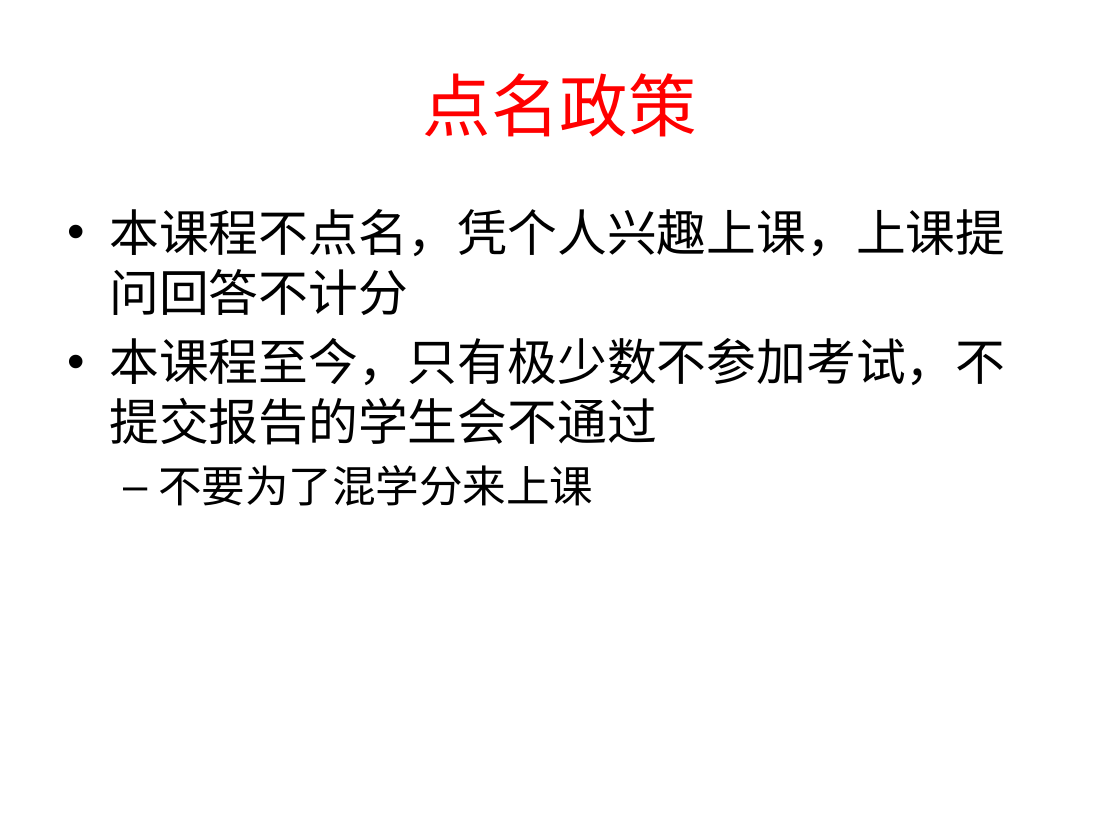
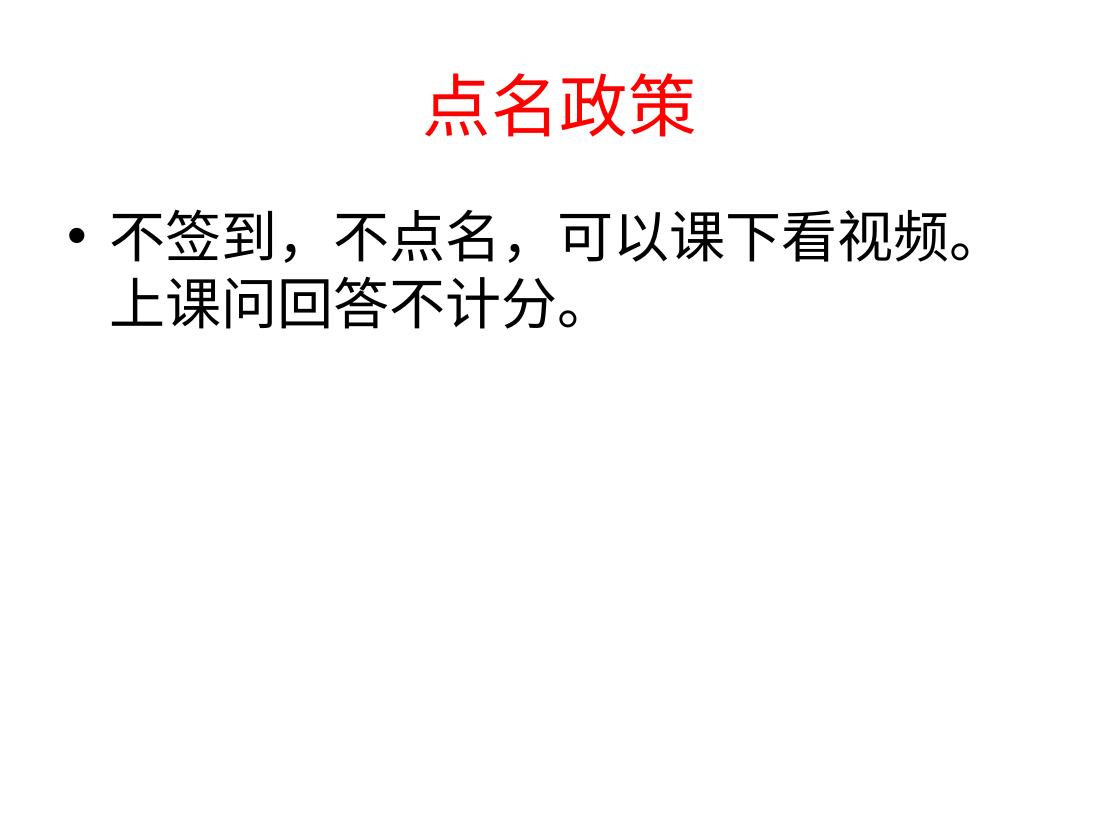
Before and after one commit to gulaoshi/gu.github.io, a slide deck: slide 11 of AdvOS/PPT+papers/L00-CourseIntro.pptx (slide 7 before the commit). Drawn at 1120x840 pixels with LibreOffice and Linux fonts; fonts in the diff are those of the drawing. Boxes give left, top, right and bottom in pixels: in the first picture for what was removed or moved away, otherwise in the second. Text is boxed around its words. In the diff, an @@ line names an element or a change of style, - is before the commit and + after.

```diff
--- a/AdvOS/PPT+papers/L00-CourseIntro.pptx
+++ b/AdvOS/PPT+papers/L00-CourseIntro.pptx
@@ text at (x1=109, y1=209, x2=1005, y2=329): text changed; size 32 to 36 pt @@
-• 本课程不点名，凭个人兴趣上课，上课提问回答不计分
-• 本课程至今，只有极少数不参加考试，不提交报告的学生会不通过
-  – 不要为了混学分来上课
+• 不签到，不点名，可以课下看视频。上课问回答不计分。
```
Also in this commit, not shown: 5 other slides changed, 5 slides added, 1 slide removed, 6 other files.
